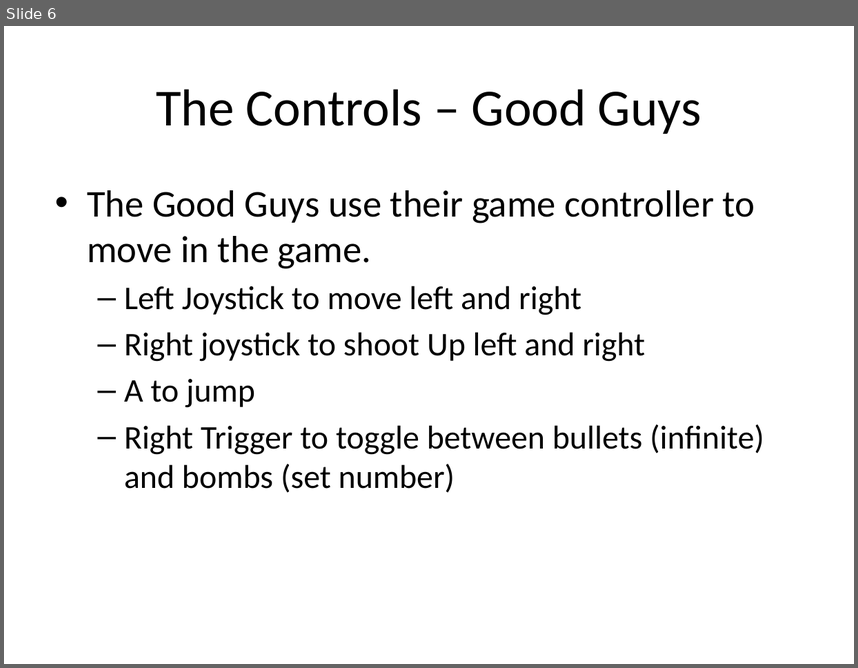
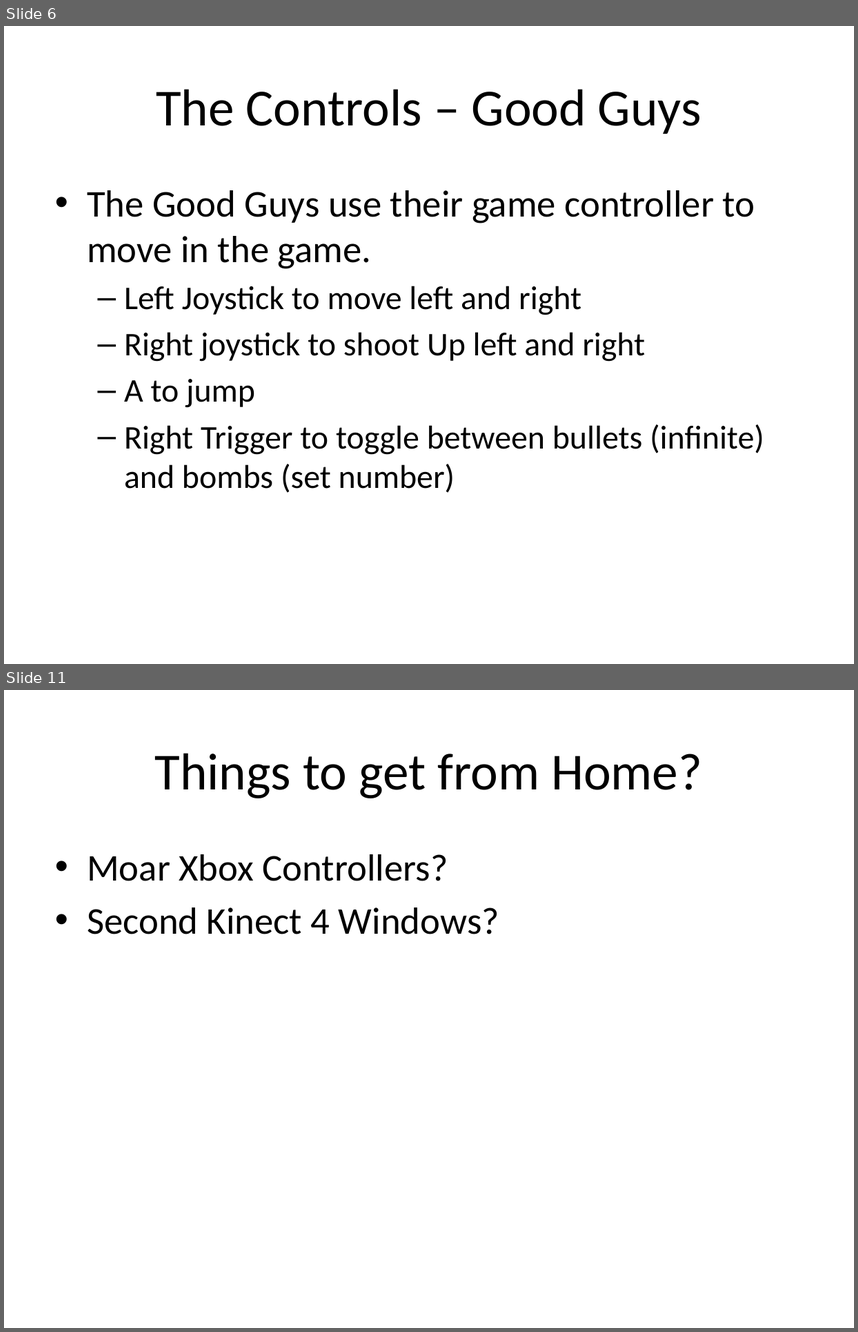
Before and after one commit to parasiteEvie/KinectZilla, a slide deck: DesignDocs/kinectzilla.pptx. Shown one above the other, each under a label of ours: slide 6 before the commit, slides 6 and 11 after it; the slides between them are not shown. The pictures are 858x668 and 858x1332 pixels, drawn with LibreOffice and Linux fonts; fonts in the diff are those of the drawing. Boxes give left, top, right and bottom in pixels: in the first picture for what was removed or moved away, otherwise in the second. Text is boxed around its words. In the diff, an @@ line names an element or a change of style, - is before the commit and + after.

```diff
--- a/DesignDocs/kinectzilla.pptx
+++ b/DesignDocs/kinectzilla.pptx
@@ slide 11 added at bbox=[4, 690, 854, 1328], background #FFFFFF @@
@@ title added at bbox=[154, 753, 702, 798], 44 pt, text #000000 @@
+Things to get from Home?
@@ text added at bbox=[87, 854, 499, 934], 32 pt, text #000000 @@
+• Moar Xbox Controllers?
+• Second Kinect 4 Windows?
```
Also in this commit, not shown: 2 slides changed, 2 other slides added, 1 other file.
